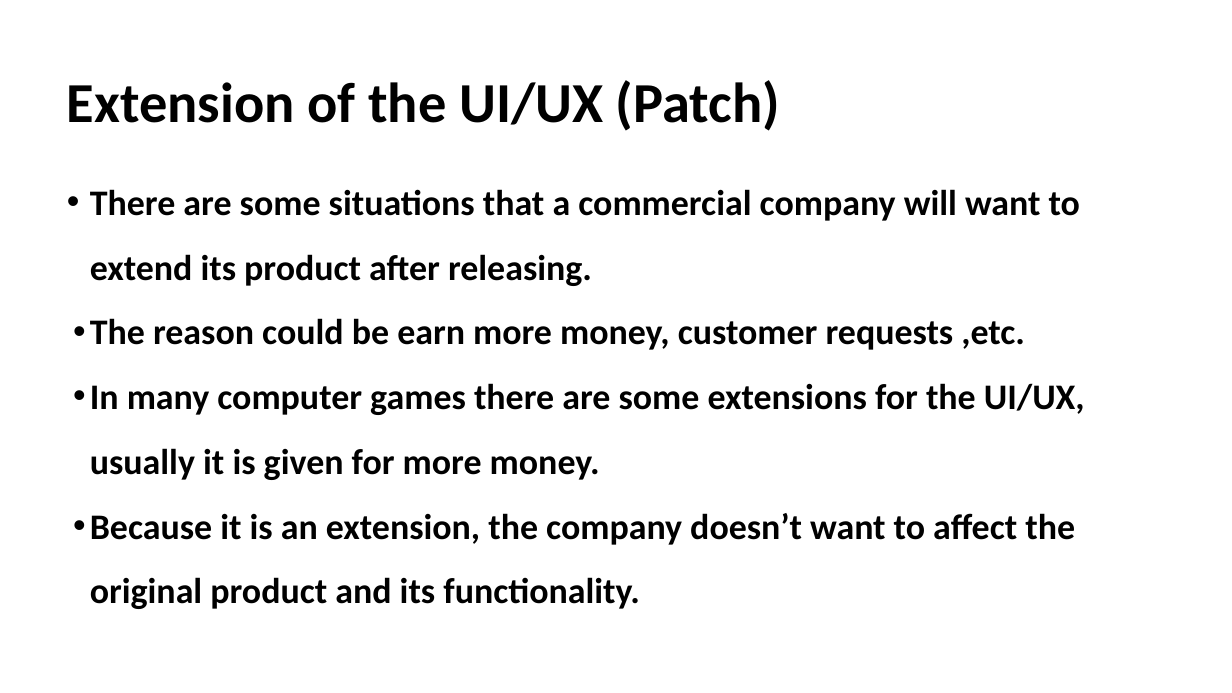
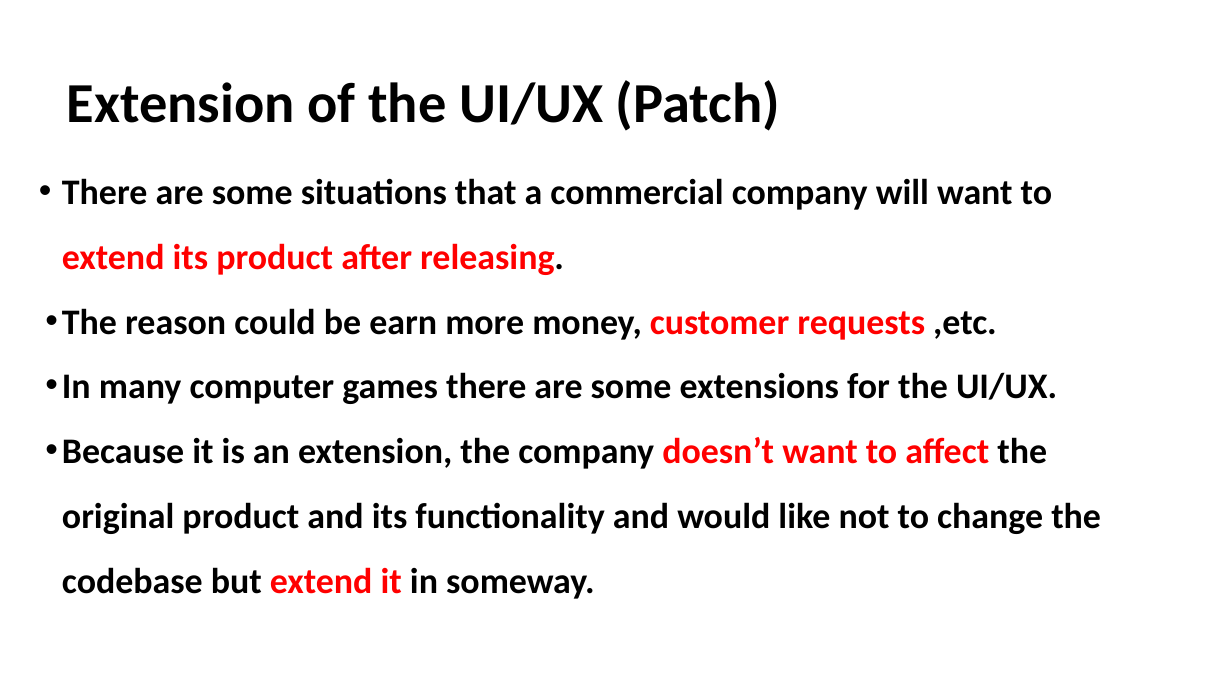
Before and after one commit to akotek/AOP, a slide deck: slide 30 of src/Final Project Presentation.pptx (slide 24 before the commit). Drawn at 1232x693 pixels with LibreOffice and Linux fonts; fonts in the diff are those of the drawing. Boxes give left, top, right and bottom in pixels: in the first picture for what was removed or moved away, otherwise in the second. Text is boxed around its words. In the diff, an @@ line names an element or a change of style, - is before the commit and + after.

```diff
--- a/src/Final Project Presentation.pptx
+++ b/src/Final Project Presentation.pptx
@@ text "There are some situations that ...": place and size @@
-text "There are some situations that ..." at <box>90,189,1085,609</box>
+text "There are some situations that ..." at <box>62,178,1101,599</box>
@@ text at <box>62,178,1052,340</box>: text colour #000000 to #FF0000 in "extend its product after releasing.", "customer requests" @@
@@ text at <box>62,372,1101,599</box>: text changed @@
-• In many computer games there are some extensions for the UI/UX, usually it is given for more money.
-• Because it is an extension, the company doesn’t want to affect the original product and its functionality.
+• In many computer games there are some extensions for the UI/UX.
+• Because it is an extension, the company doesn’t want to affect the original product and its functionality and would like not to change the codebase but extend it in someway.
```
Also in this commit, not shown: 21 other slides changed, 11 slides added, 4 slides removed, 5 other files.
